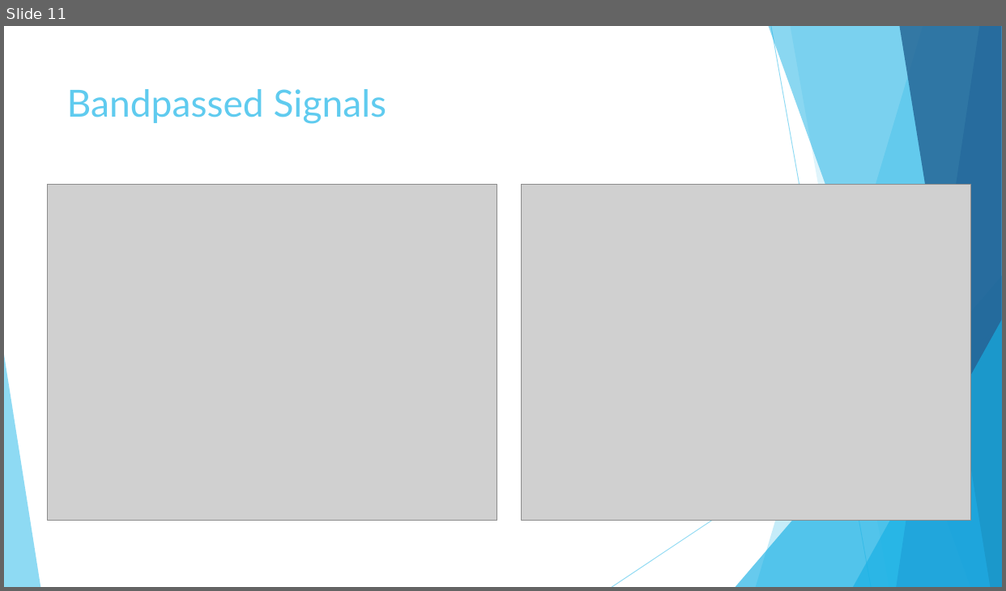
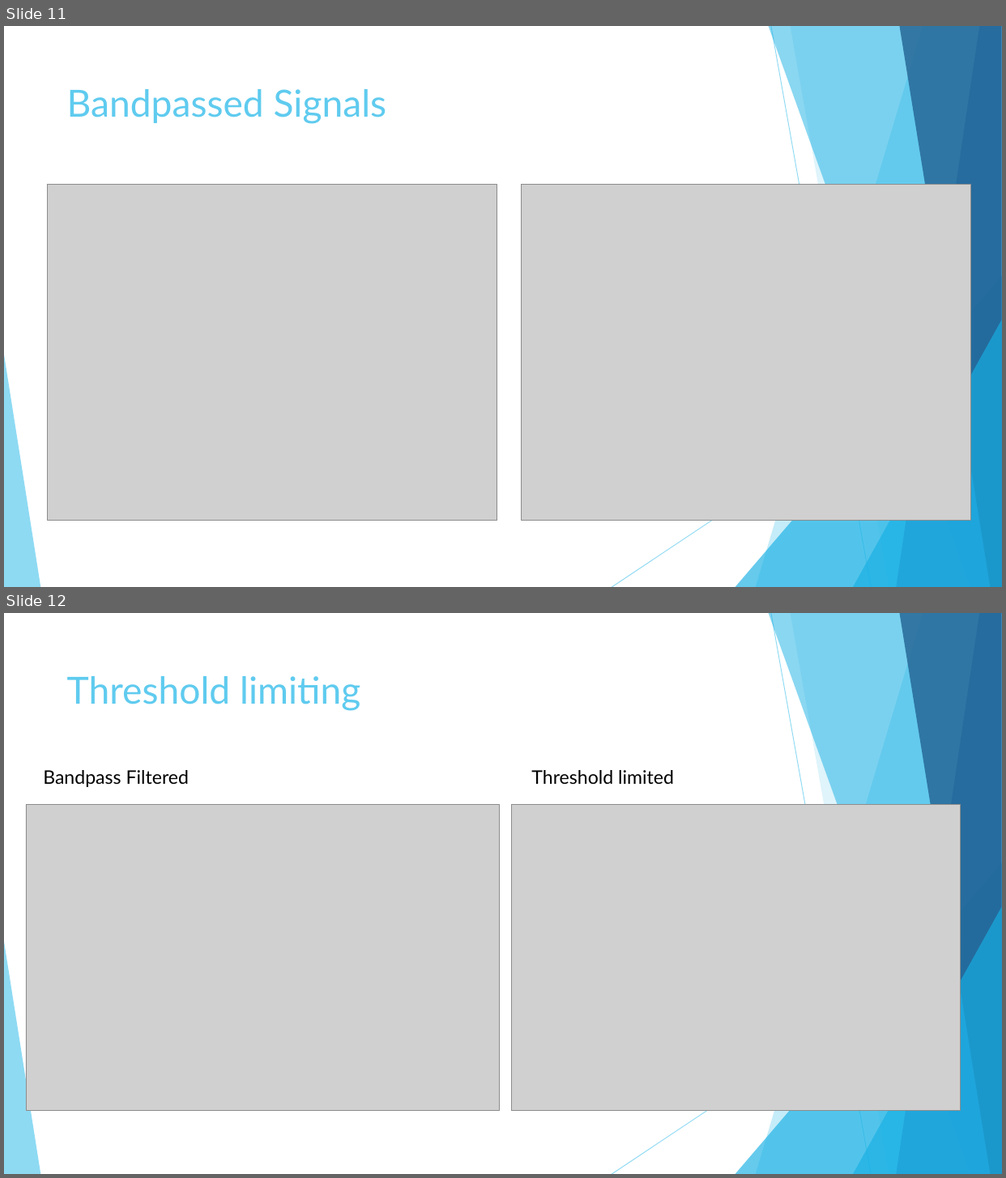
Before and after one commit to LegallyKF5RCL/DiscreteFinalProject, a slide deck: Presentation.pptx. Shown one above the other, each under a label of ours: slide 11 before the commit, slides 11 and 12 after it. The pictures are 1006x591 and 1006x1178 pixels, drawn with LibreOffice and Linux fonts; fonts in the diff are those of the drawing; grey boxes stand for pictures. Boxes give left, top, right and bottom in pixels: in the first picture for what was removed or moved away, otherwise in the second. Text is boxed around its words. In the diff, an @@ line names an element or a change of style, - is before the commit and + after.

```diff
--- a/Presentation.pptx
+++ b/Presentation.pptx
@@ slide 12 added at [4, 613, 1002, 1174], background #FFFFFF; not listed: 10 template elements that a slide beside it also shows @@
@@ title added at [67, 676, 360, 711], 36 pt, text #5FCBEF @@
+Threshold limiting
@@ text added at [43, 770, 189, 787], 18 pt, text #000000 @@
+Bandpass Filtered
@@ text added at [531, 770, 674, 785], 18 pt, text #000000 @@
+Threshold limited
@@ picture added at [26, 805, 500, 1112] @@
@@ picture added at [512, 805, 961, 1112] @@
```
Also in this commit, not shown: 1 slide changed, 6 other files.
